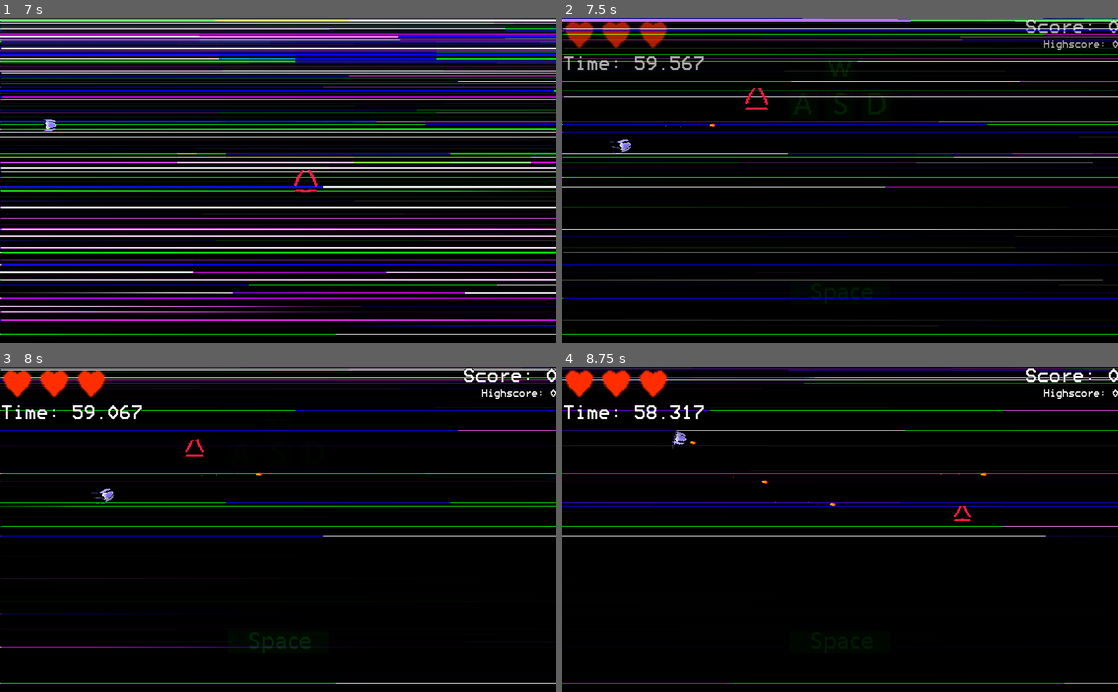
Above: before the commit, frames 1-4 (two rows, left to right).
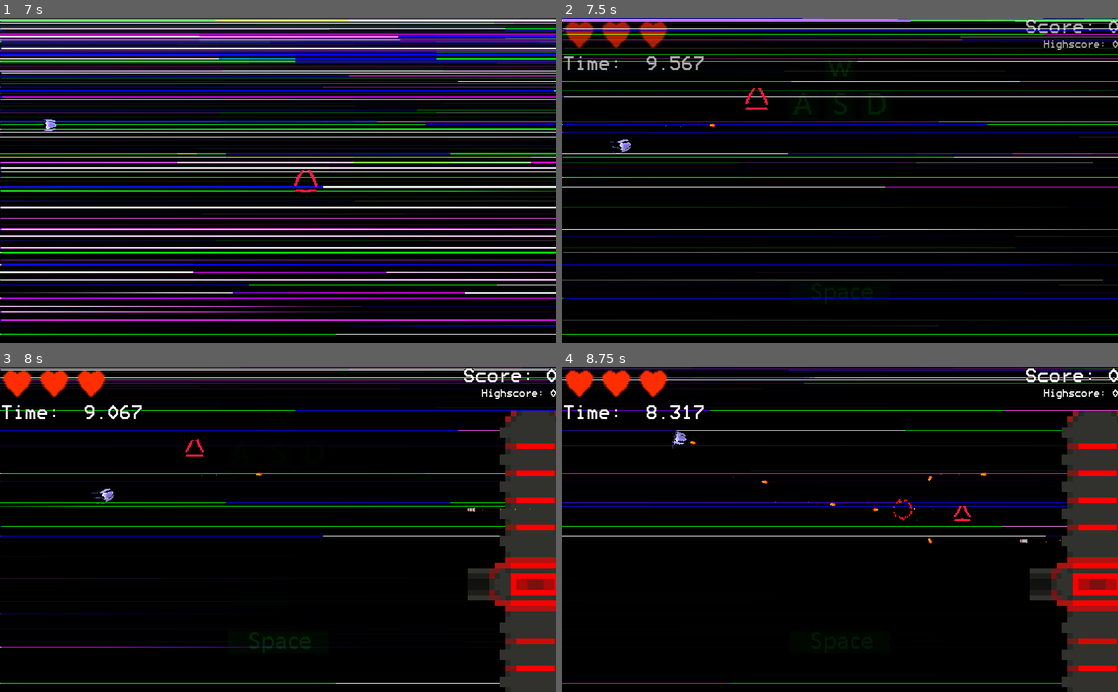
Above: after the commit, the same moments.

Repository: pigslyer/SlipspaceEscapades
Game: Godot game, scene res://GaryScenes/BiggerWorld/BiggerWorld.tscn
The game is run twice, just before and just after one commit, with the same random seed, the same clock (stepped at 60 frames per second) and the same inputs. Sound files missing from this copy of the repository are replaced by a short silence.
Inputs (mouse positions are in pixels of both pictures, inside the frame that each line leads up to):
- Up to frame 1 (7 s): click "Begin" at 0.5 s; click "Begin" at 1.25 s; tap Enter (ui_accept) at 2, 2.27, 2.75, 3.02, 4.25, 4.52, 5, 5.27, 5.75, 6.02, 6.5 s; move the mouse to (400, 164) at 2.02 s; hold D (move_right) 2.03-2.78 s; hold Space (shoot) 2.03-2.78 s; move the mouse to (166, 196) at 2.77 s; hold S (move_down) 2.78-3.53 s; tap Q (test_powerup) at 2.85, 4.35, 5.85 s; move the mouse to (333, 109) at 3.52 s; hold D (move_right) 3.53-4.28 s; hold Space (shoot) 3.53-4.28 s; move the mouse to (250, 245) at 4.27 s; hold W (move_up) 4.28-5.03 s; move the mouse to (444, 229) at 5.02 s; hold Space (shoot) 5.03-5.78 s; hold A (move_left) 5.03-6.53 s; move the mouse to (111, 131) at 5.77 s; move the mouse to (305, 180) at 6.52 s; hold S (move_down) from 6.53 s (still down); hold Space (shoot) from 6.53 s (still down)
- Up to frame 2 (7.5 s): move the mouse to (756, 99) at 7.27 s; release S (move_down) at 7.28 s; release Space (shoot) at 7.28 s; hold D (move_right) from 7.28 s (still down); tap Q (test_powerup) at 7.35 s
- Up to frame 3 (8 s): keep holding D (move_right); tap Enter (ui_accept) at 7.52 s
- Up to frame 4 (8.75 s): move the mouse to (962, 513) at 8.02 s; release D (move_right) at 8.03 s; hold W (move_up) from 8.03 s (still down); hold Space (shoot) from 8.03 s (still down); tap Enter (ui_accept) at 8.27 s

Frame 1 is identical in both runs. In frame 2, less than 0.1% of the frame differs, in the area x 13-15%, y 11-17%; in frame 3, 8.8%; in frame 4, 8.9%, in the area x 13-100%, y 11-100%.

Commit message:
Many fixes.

Diff:
--- a/Assets/Asset Scenes/BasicEnemyShipModel.tscn
+++ b/Assets/Asset Scenes/BasicEnemyShipModel.tscn
@@ -1,9 +1,14 @@
-[gd_scene load_steps=6 format=2]
+[gd_scene load_steps=7 format=2]
 
 [ext_resource path="res://Assets/Sprites/BasicEnemyShip.png" type="Texture" id=1]
 [ext_resource path="res://Assets/Asset Scenes/BasicEnemyShipModel.gd" type="Script" id=2]
 [ext_resource path="res://Assets/Asset Scenes/TronTrail.tscn" type="PackedScene" id=3]
 [ext_resource path="res://Assets/Asset Scenes/ExplodableModel.tscn" type="PackedScene" id=4]
+
+[sub_resource type="AtlasTexture" id=2]
+resource_local_to_scene = true
+atlas = ExtResource( 1 )
+region = Rect2( 0, 0, 24, 24 )
 
 [sub_resource type="AtlasTexture" id=1]
 resource_local_to_scene = true
@@ -12,6 +17,7 @@
 
 [node name="BasicEnemyShipModel" type="Node2D"]
 script = ExtResource( 2 )
+texture = SubResource( 2 )
 
 [node name="Sprite" type="Sprite" parent="."]
 visible = false
--- a/GaryScenes/BiggerWorld/BiggerWorld.gd
+++ b/GaryScenes/BiggerWorld/BiggerWorld.gd
@@ -6,7 +6,7 @@
 
 const GAME_OVER_FADE_TIME = 1.4;
 
-export (float) var gameplayTime = 60;
+export (float) var gameplayTime = 10;
 
 export (String, MULTILINE) var wonText;
 export (String, MULTILINE) var lostText;
--- a/Scenes/World.tscn
+++ b/Scenes/World.tscn
@@ -38,19 +38,19 @@
 script = ExtResource( 4 )
 
 [node name="BasicSpawnTimer" type="Timer" parent="Enemies"]
-wait_time = 3.0
+wait_time = 8.0
 one_shot = true
 
 [node name="BasicVariantSpawnTimer" type="Timer" parent="Enemies"]
-wait_time = 5.0
+wait_time = 12.0
 one_shot = true
 
 [node name="PlasmaSpawnTimer" type="Timer" parent="Enemies"]
-wait_time = 8.0
+wait_time = 17.0
 one_shot = true
 
 [node name="ShieldSpawnTimer" type="Timer" parent="Enemies"]
-wait_time = 10.0
+wait_time = 20.0
 one_shot = true
 
 [node name="EnemySpawnArea" type="Node2D" parent="Enemies"]
@@ -70,7 +70,7 @@
 position = Vector2( 988, 571 )
 
 [node name="GameplayCountdown" type="Timer" parent="."]
-wait_time = 60.0
+wait_time = 10.0
 one_shot = true
 
 [node name="Asteroids" type="Node2D" parent="."]
@@ -97,7 +97,7 @@
 autostart = true
 
 [node name="SmallSpawnTimer" type="Timer" parent="Asteroids"]
-wait_time = 0.5
+wait_time = 4.0
 autostart = true
 
 [connection signal="timeout" from="GameplayCountdown" to="." method="_on_GameplayCountdown_timeout"]
--- a/Scripts/Asteroids/SmallAsteroid.gd
+++ b/Scripts/Asteroids/SmallAsteroid.gd
@@ -2,7 +2,7 @@
 
 const MAX_ROTATION_SPEED := 2;
 const MAX_SPEED := 50;
-const DROP_CHANCE := 0.28;
+const DROP_CHANCE := 0.4;
 
 const POWERUP_ICON_PRELOADS = [
 	preload("res://Scenes/PowerupIcons/HealthPowerup.tscn"),
--- a/Scripts/Enemies/Enemies.gd
+++ b/Scripts/Enemies/Enemies.gd
@@ -77,8 +77,10 @@
 
 func stop_gameplay() -> void:
 	gameplay_stopped = true;
+	big_boy = null;
 	for child in get_children():
-		child.gameplay_stopped = true;
+		if(child.is_in_group("Entities")):
+			child.gameplay_stopped = true;
 
 func _physics_process(delta):
 	if(!gameplay_stopped && !countdown_timer.is_stopped()):
--- a/Scripts/World.gd
+++ b/Scripts/World.gd
@@ -18,7 +18,7 @@
 
 func StopGameplay():
 	$GameplayCountdown.stop();
-	$Enemies.gameplay_stopped = true;
+	$Enemies.stop_gameplay();
 	$Asteroids.gameplay_stopped = true;
 
 	var obj = Obj.new();
